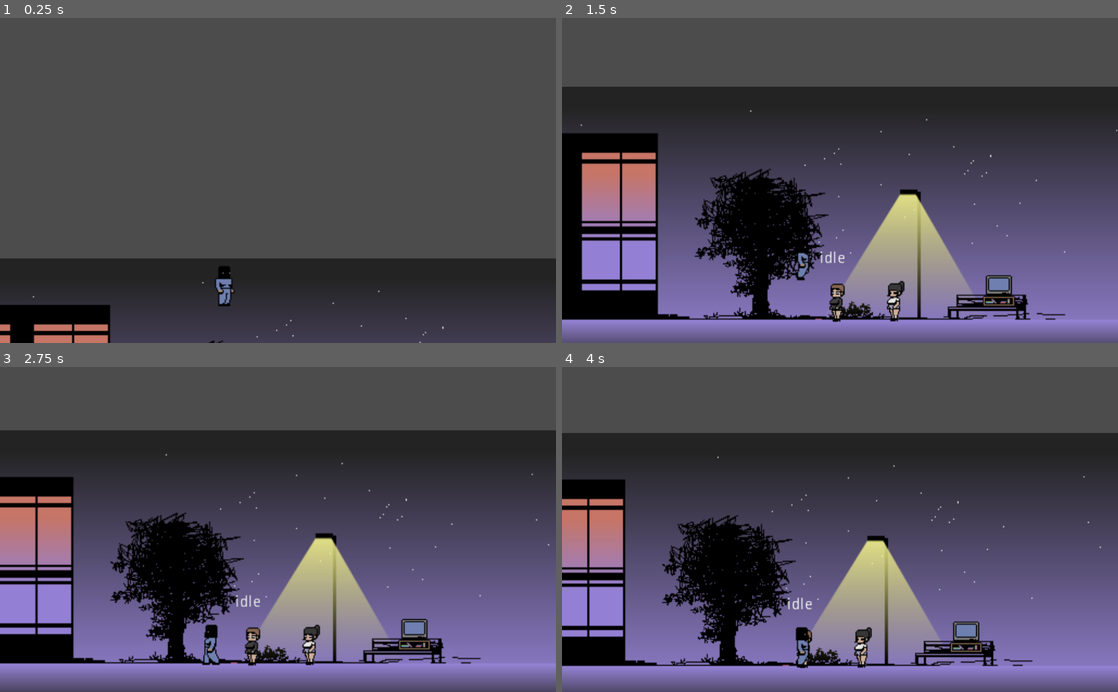
Above: before the commit, frames 1-4 (two rows, left to right).
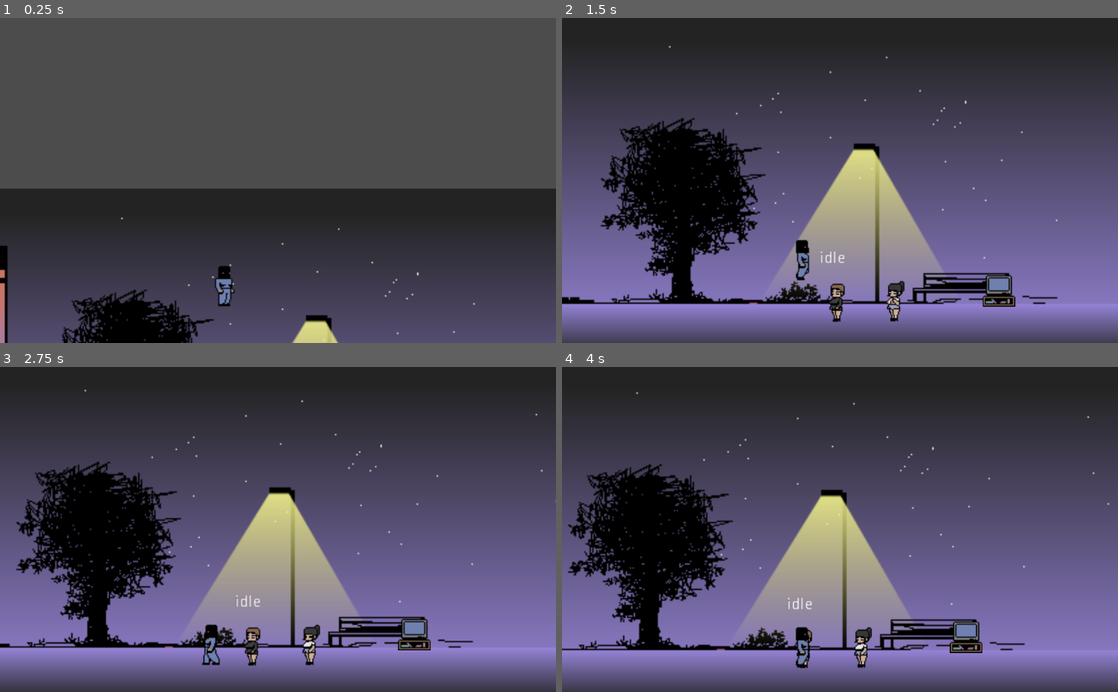
Above: after the commit, the same moments.

Repository: DanteAmano/manyak-game
Game: Godot game, scene res://scenes/train.tscn
Same seed, same stepped clock (60 frames per second), same inputs: the game is played once before the commit and once after it.
Inputs:
- Up to frame 1 (0.25 s): no input
- Up to frame 2 (1.5 s): tap Enter at 0.5 s; hold Right (ui_right) from 0.53 s (still down); tap E (thing_pull_out) at 0.6, 1.35 s; tap Up (ui_up) at 0.77 s
- Up to frame 3 (2.75 s): tap Up (ui_up) at 1.52 s; release Right (ui_right) at 2.03 s; hold Left (ui_left) from 2.03 s (still down); tap E (thing_pull_out) at 2.1 s
- Up to frame 4 (4 s): release Left (ui_left) at 2.78 s; hold Right (ui_right) from 2.78 s (still down); tap E (thing_pull_out) at 2.85, 3.6 s; tap Up (ui_up) at 3.02, 3.77 s

The runs differ from the first frame. In frame 1, 46% of the frame differs, in the area x 0-100%, y 52-100%; in frame 2, 83%, in the area x 0-100%, y 0-100%; in frame 3, 82%; in frame 4, 82%.

Commit message:
Отмасштабировал фон train сцены

Diff:
--- a/sources/scenes/Player.tscn
+++ b/sources/scenes/Player.tscn
@@ -100,7 +100,7 @@
 scale = Vector2( 1, -1 )
 frames = SubResource( 2 )
 animation = "dragging"
-frame = 1
+frame = 2
 playing = true
 script = ExtResource( 18 )
 
--- a/sources/scenes/poligon.tscn
+++ b/sources/scenes/poligon.tscn
@@ -18,39 +18,40 @@
 
 [sub_resource type="ShaderMaterial" id=10]
 
-[sub_resource type="RectangleShape2D" id=2]
+[sub_resource type="RectangleShape2D" id=11]
 extents = Vector2( 132.942, 10 )
 
-[sub_resource type="Gradient" id=3]
+[sub_resource type="Gradient" id=12]
 offsets = PoolRealArray( 0 )
 colors = PoolColorArray( 0, 0, 0, 1 )
 
-[sub_resource type="GradientTexture" id=4]
-gradient = SubResource( 3 )
+[sub_resource type="GradientTexture" id=13]
+gradient = SubResource( 12 )
 
-[sub_resource type="RectangleShape2D" id=5]
+[sub_resource type="RectangleShape2D" id=14]
 extents = Vector2( 10, 255.898 )
 
-[sub_resource type="Gradient" id=6]
+[sub_resource type="Gradient" id=15]
 offsets = PoolRealArray( 0 )
 colors = PoolColorArray( 0, 0, 0, 1 )
 
-[sub_resource type="GradientTexture" id=7]
-gradient = SubResource( 6 )
+[sub_resource type="GradientTexture" id=16]
+gradient = SubResource( 15 )
 
-[sub_resource type="RectangleShape2D" id=8]
+[sub_resource type="RectangleShape2D" id=9]
 extents = Vector2( 23.8553, 252.938 )
 
 [node name="Poligon" type="Node2D"]
 
 [node name="Sky0002" type="Sprite" parent="."]
-position = Vector2( 15, -108 )
+position = Vector2( -38.0346, -143.589 )
+scale = Vector2( 1.23269, 1.23269 )
 texture = ExtResource( 9 )
 
 [node name="AnimatedSprite" type="AnimatedSprite" parent="."]
 position = Vector2( 56, -31 )
-frames = SubResource( 9 )
-frame = 1
+frames = SubResource( 1 )
+frame = 6
 playing = true
 
 [node name="floor" type="StaticBody2D" parent="."]
Not shown: 4 places in sources/scenes/poligon.tscn that only renumber resources
